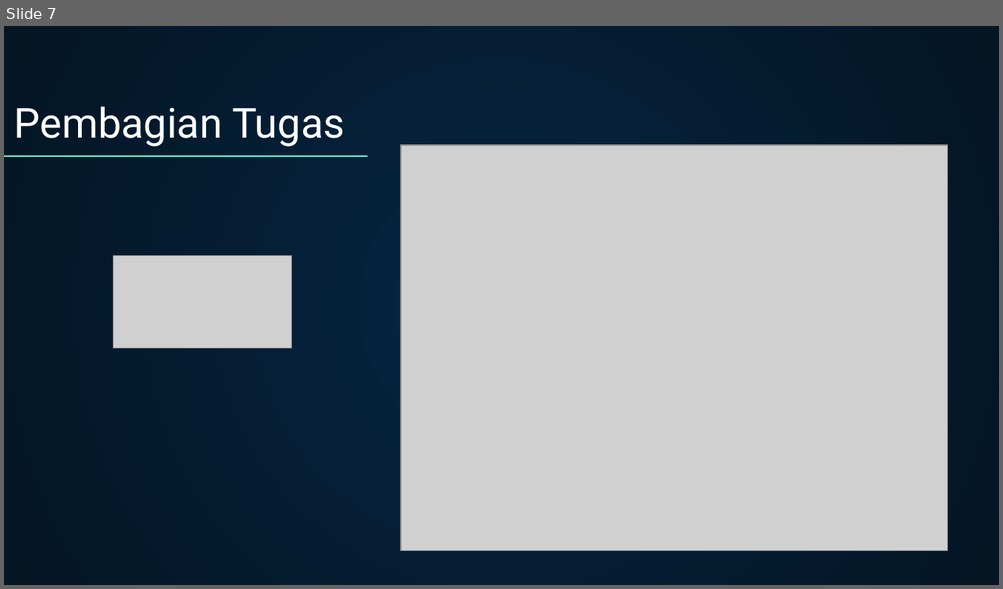
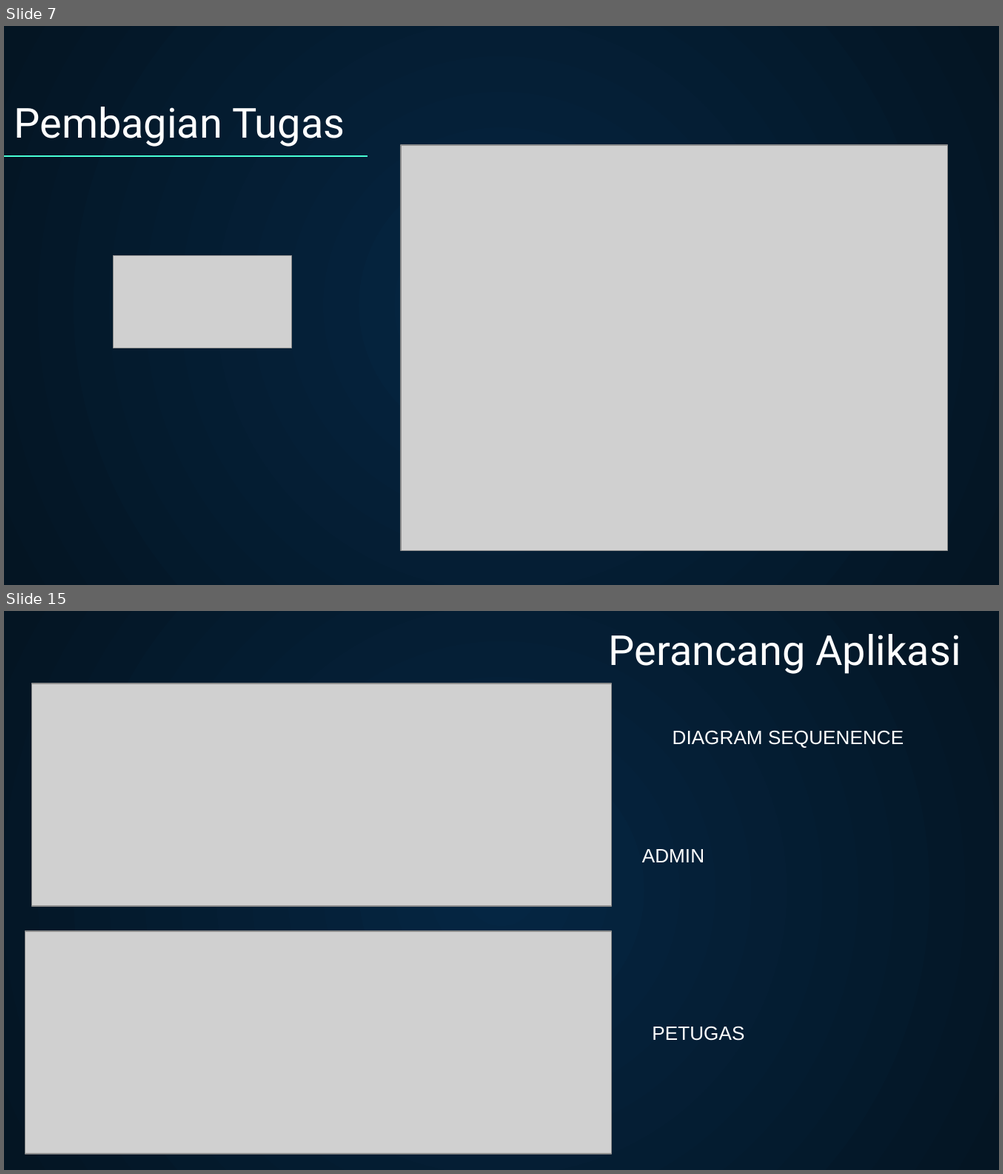
Before and after one commit to sahrul1610/proyek_2, a slide deck: document/UAS PPT.pptx. Shown one above the other, each under a label of ours: slide 7 before the commit, slides 7 and 15 after it; the slides between them are not shown. The pictures are 1003x589 and 1003x1174 pixels, drawn with LibreOffice and Linux fonts; fonts in the diff are those of the drawing; grey boxes stand for pictures. Boxes give left, top, right and bottom in pixels: in the first picture for what was removed or moved away, otherwise in the second. Text is boxed around its words. In the diff, an @@ line names an element or a change of style, - is before the commit and + after.

```diff
--- a/document/UAS PPT.pptx
+++ b/document/UAS PPT.pptx
@@ slide 15 added at [4,611,999,1170], background gradient #052643 to #041523 @@
@@ title added at [609,634,960,674], 30 pt, text #FFFFFF @@
+Perancang Aplikasi
@@ picture added at [32,684,612,906] @@
@@ text added at [672,730,903,748], 14 pt, text #FFFFFF @@
+DIAGRAM SEQUENENCE
@@ text added at [642,849,704,863], 14 pt, text #FFFFFF @@
+ADMIN
@@ picture added at [25,931,611,1154] @@
@@ text added at [652,1026,744,1041], 14 pt, text #FFFFFF @@
+PETUGAS
```
Also in this commit, not shown: 3 slides changed, 14 other slides added, 2 slides removed, 20 other files.
